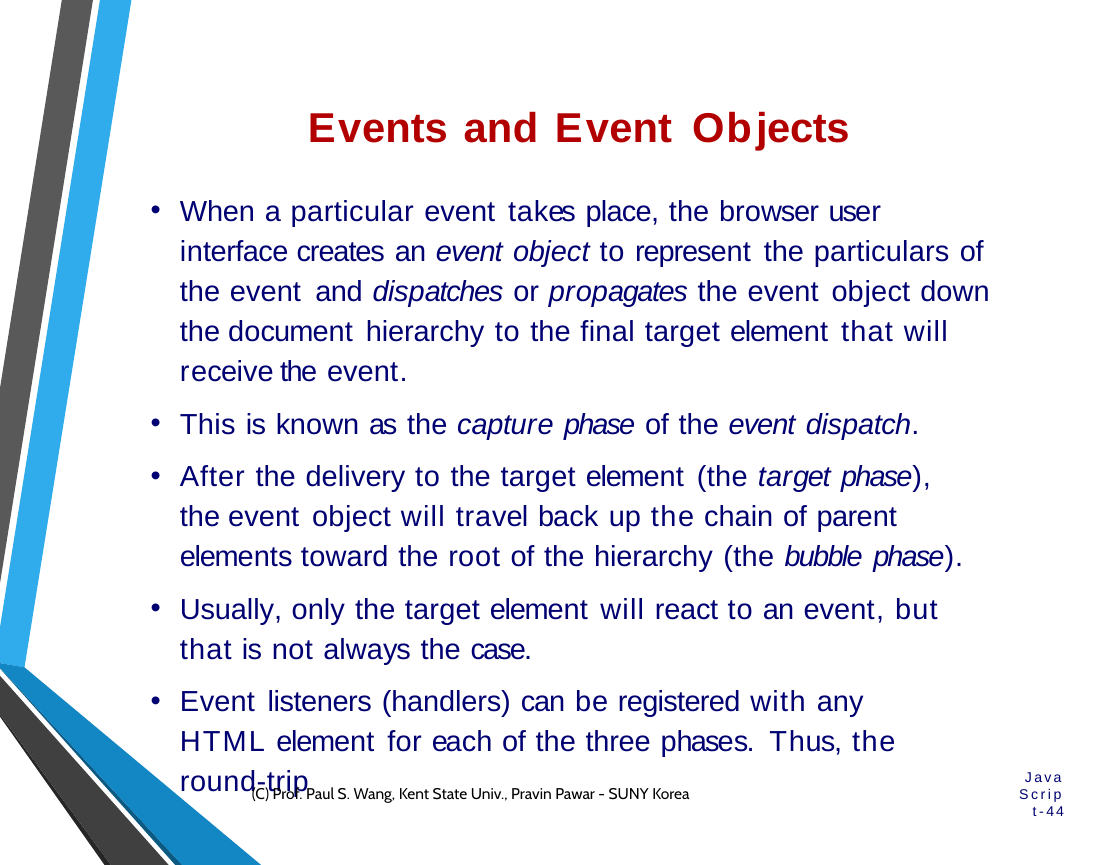
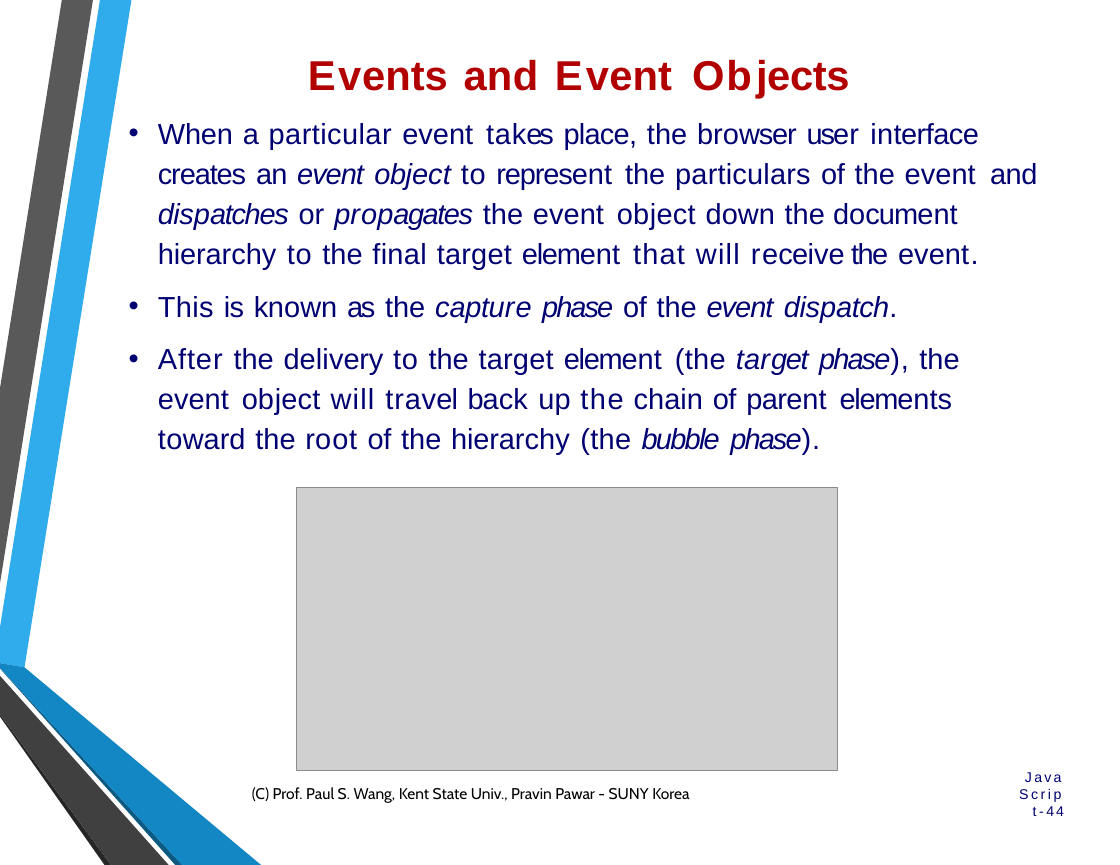
Before and after one commit to ppawar/ppawar.github.io, a slide deck: slide 44 of Fall2019/CSE102-F19/lectures/CSE102_Lec7 - Javascript.pptx. Drawn at 1120x865 pixels with LibreOffice and Linux fonts; fonts in the diff are those of the drawing; grey boxes stand for pictures; background and template pictures are left out. Boxes give left, top, right and bottom in pixels: in the first picture for what was removed or moved away, otherwise in the second. Text is boxed around its words. In the diff, an @@ line names an element or a change of style, - is before the commit and + after.

Commit message:
updates

```diff
--- a/Fall2019/CSE102-F19/lectures/CSE102_Lec7 - Javascript.pptx
+++ b/Fall2019/CSE102-F19/lectures/CSE102_Lec7 - Javascript.pptx
@@ title "Events and Event Objects": place and size @@
-title "Events and Event Objects" at (308, 111, 672, 143)
+title "Events and Event Objects" at (308, 59, 672, 91)
@@ text "When a particular event takes ...": place and size @@
-text "When a particular event takes ..." at (180, 200, 989, 756)
+text "When a particular event takes ..." at (158, 123, 1037, 454)
@@ picture added at (296, 488, 837, 771) @@
@@ text at (180, 598, 937, 756): paragraphs removed @@
-• Usually, only the target element will react to an event, but that is not always the case.
-• Event listeners (handlers) can be registered with any HTML element for each of the three phases. Thus, the round-trip
```
Also in this commit, not shown: 5 other slides changed, 1 slide added, 1 slide removed.
